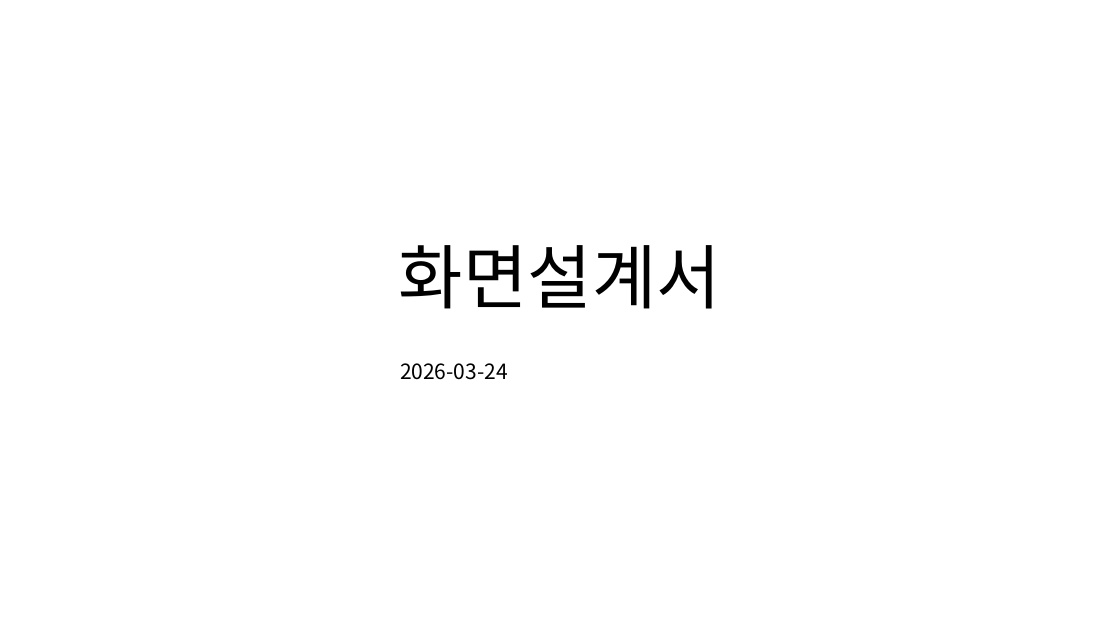
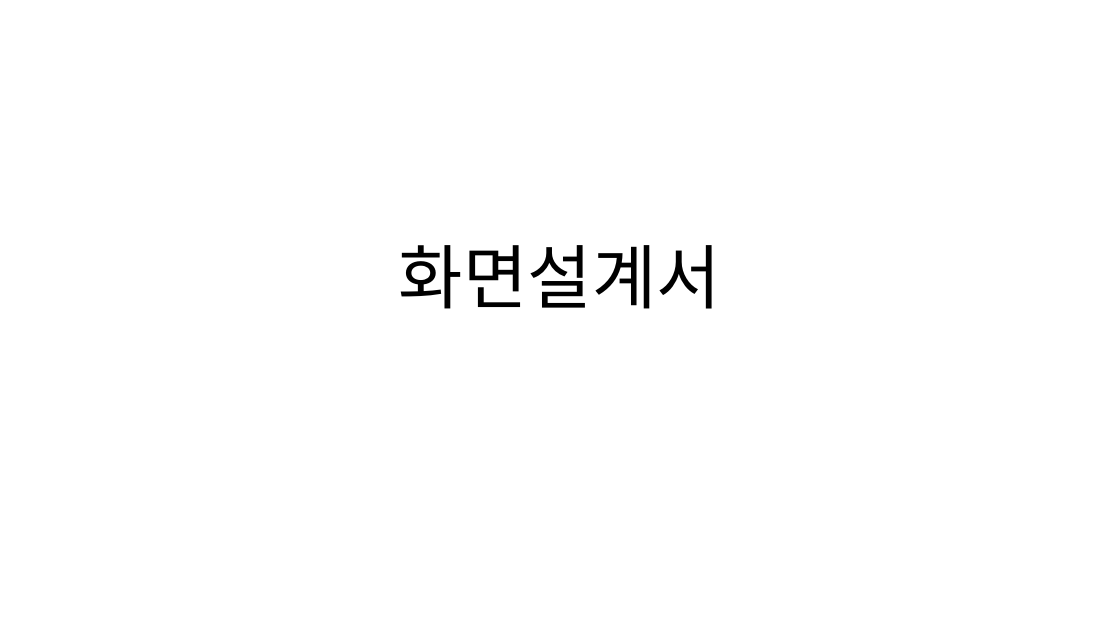
Before and after one commit to sky17892/python_1st_project, a slide deck: slide 1 of 1st_document/화면설계서.pptx. Drawn at 1120x630 pixels with LibreOffice and Linux fonts; fonts in the diff are those of the drawing. Boxes give left, top, right and bottom in pixels: in the first picture for what was removed or moved away, otherwise in the second. Text is boxed around its words. In the diff, an @@ line names an element or a change of style, - is before the commit and + after.

Commit message:
doc update_commit

```diff
--- a/1st_document/화면설계서.pptx
+++ b/1st_document/화면설계서.pptx
@@ text removed at <box>400,363,508,380</box> @@
-2026-03-24
```
Also in this commit, not shown: 1 slide removed.
